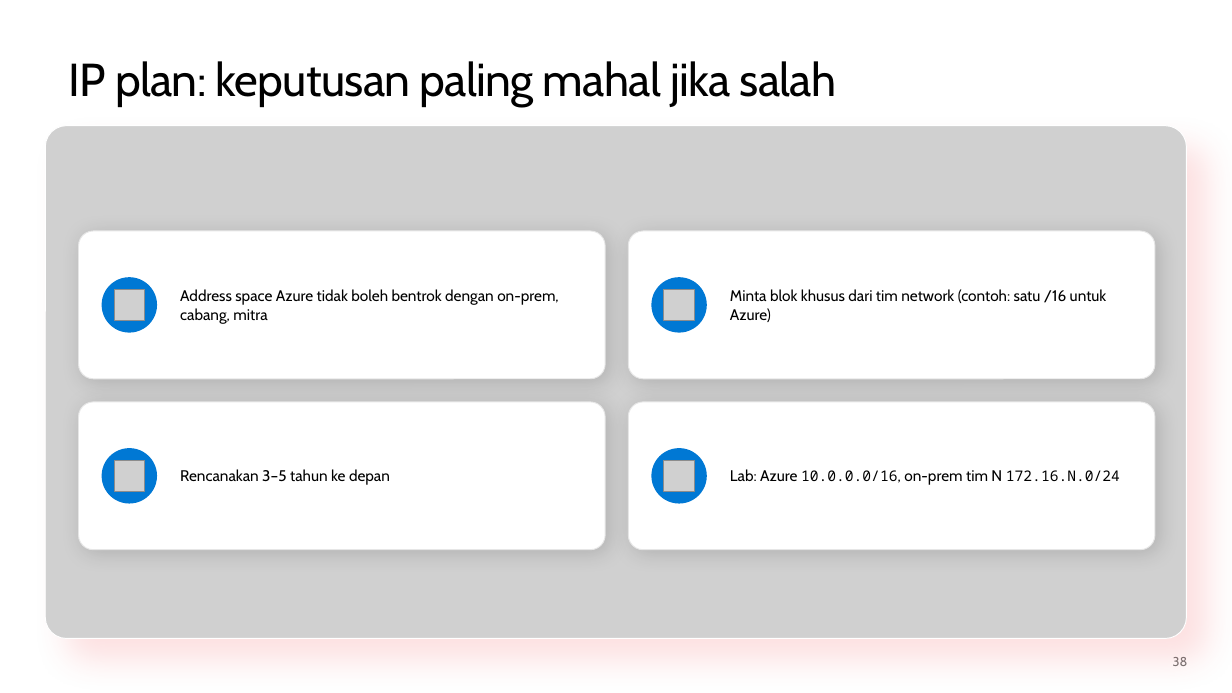
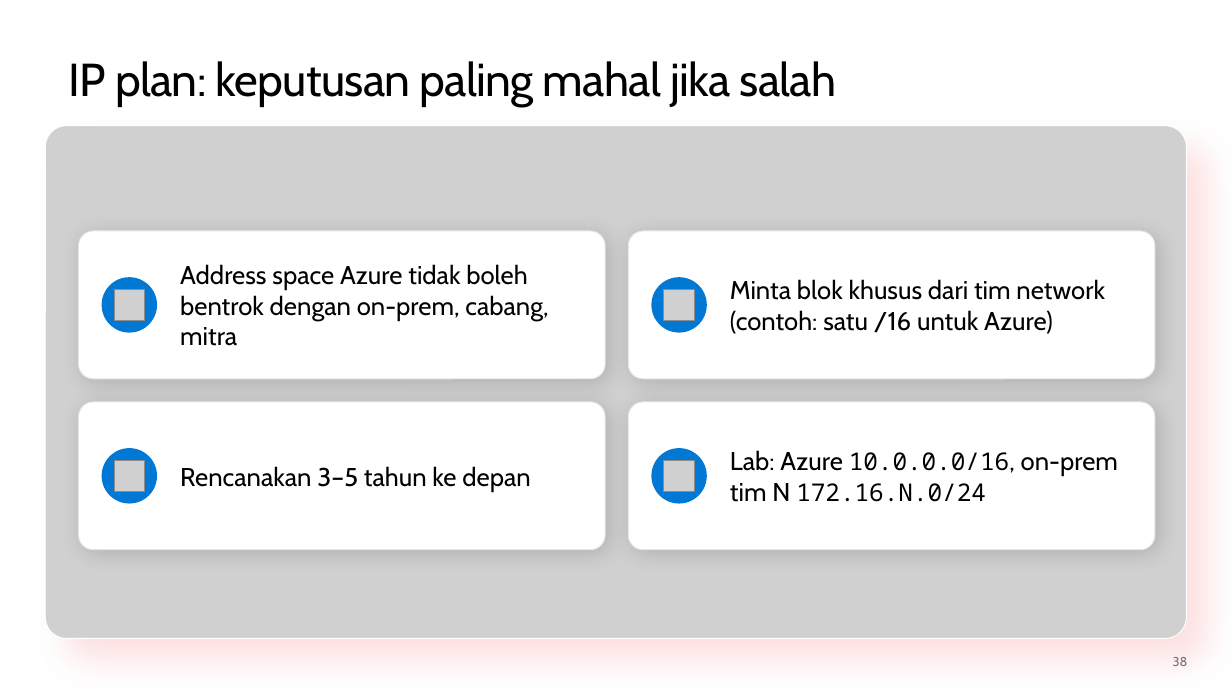
Before and after one commit to medisa-aris/azure-landing-zone-training, a slide deck: slide 38 of slides/pptx/slide_day03_identity-and-network.pptx. Drawn at 1232x693 pixels with LibreOffice and Linux fonts; fonts in the diff are those of the drawing; grey boxes stand for pictures; background and template pictures are left out. Boxes give left, top, right and bottom in pixels: in the first picture for what was removed or moved away, otherwise in the second. Text is boxed around its words. In the diff, an @@ line names an element or a change of style, - is before the commit and + after.

```diff
--- a/slides/pptx/slide_day03_identity-and-network.pptx
+++ b/slides/pptx/slide_day03_identity-and-network.pptx
@@ size 12 to 20 pt in 3 elements at [180,264,548,346], [730,279,1105,334], [180,466,530,491] @@
@@ text "Lab: Azure 10.0.0.0/16, on-prem tim ..." at [730,450,1118,502]: size 12 to 20 pt in "Lab: Azure 10.0.0.0/16, on-prem tim N"; size 11.4 to 19 pt in "10.0.0.0/16, 172.16.N.0/24" @@
```
Also in this commit, not shown: 14 other slides changed, 6 other files.
